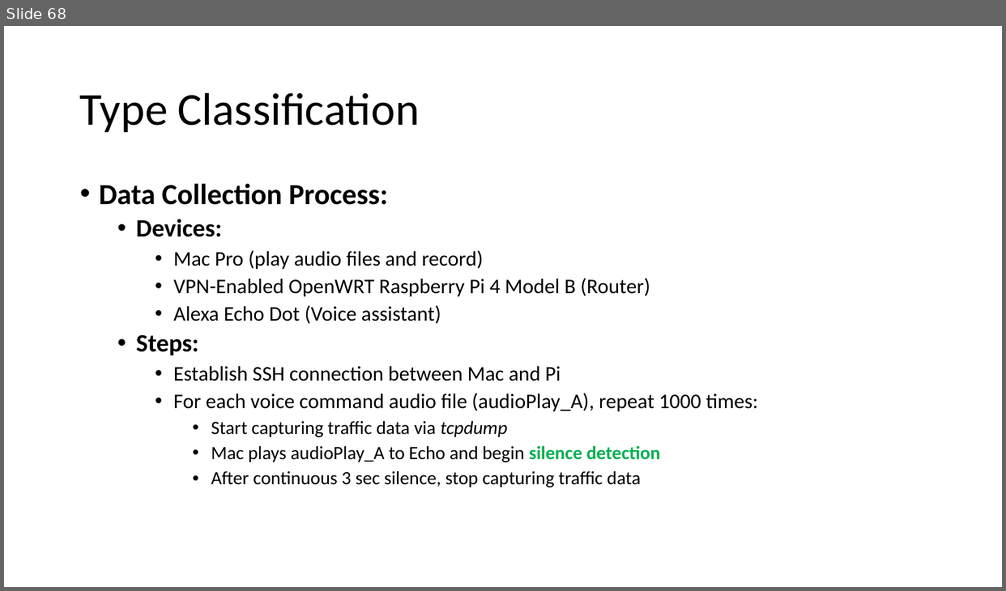
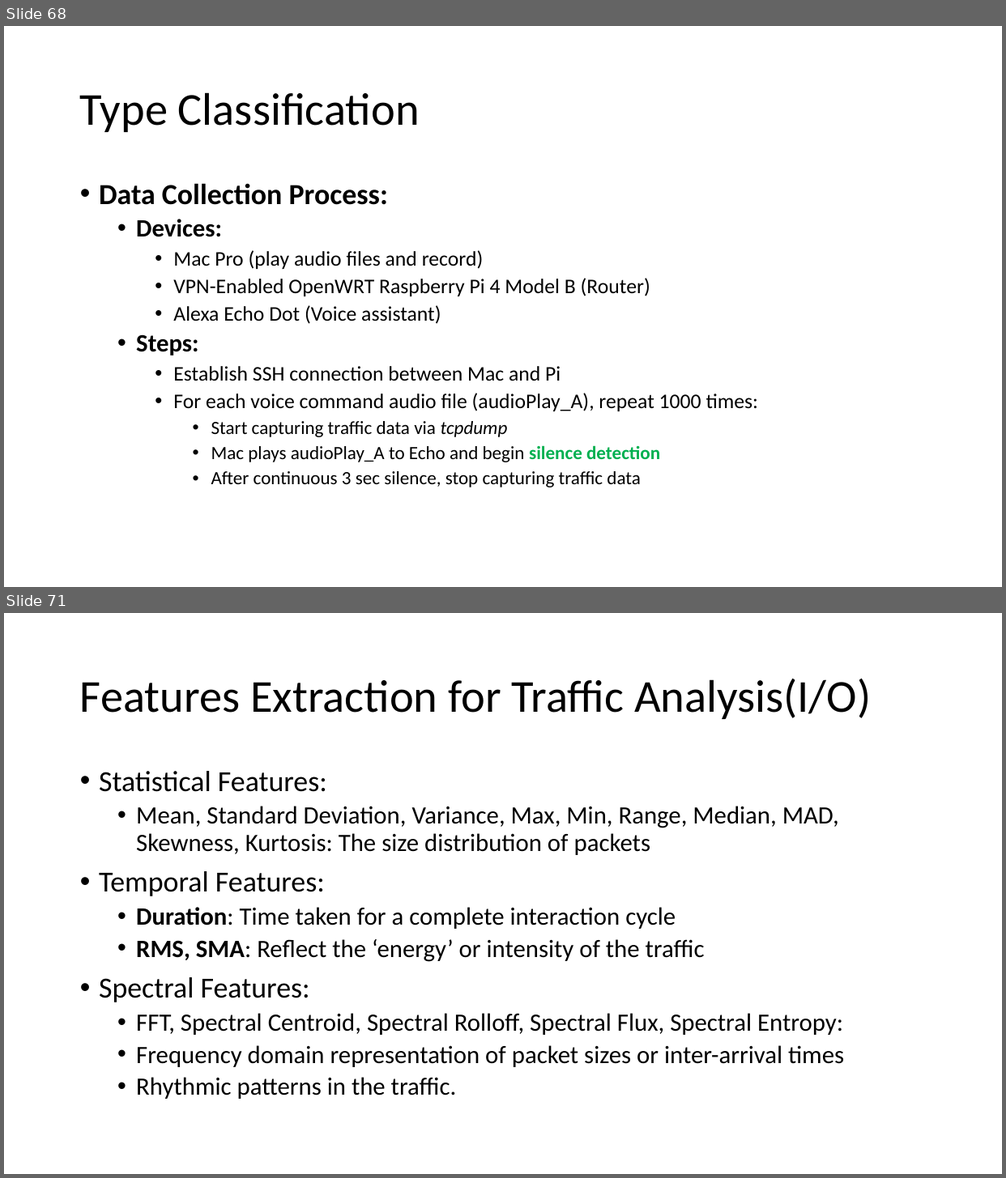
Before and after one commit to GXG-CS/voice_attack, a slide deck: note/Presentation1.pptx. Shown one above the other, each under a label of ours: slide 68 before the commit, slides 68 and 71 after it; the slides between them are not shown. The pictures are 1006x591 and 1006x1178 pixels, drawn with LibreOffice and Linux fonts; fonts in the diff are those of the drawing. Boxes give left, top, right and bottom in pixels: in the first picture for what was removed or moved away, otherwise in the second. Text is boxed around its words. In the diff, an @@ line names an element or a change of style, - is before the commit and + after.

```diff
--- a/note/Presentation1.pptx
+++ b/note/Presentation1.pptx
@@ slide 71 added at (x1=4, y1=613, x2=1002, y2=1174), background #FFFFFF @@
@@ title added at (x1=80, y1=679, x2=871, y2=719), 44 pt, text #000000 @@
+Features Extraction for Traffic Analysis(I/O)
@@ text added at (x1=99, y1=771, x2=844, y2=1099), 24 pt, text #000000 @@
+• Statistical Features:
+  • Mean, Standard Deviation, Variance, Max, Min, Range, Median, MAD, Skewness, Kurtosis: The size distribution of packets
+• Temporal Features:
+  • Duration: Time taken for a complete interaction cycle
+  • RMS, SMA: Reflect the ‘energy’ or intensity of the traffic
+• Spectral Features:
+  • FFT, Spectral Centroid, Spectral Rolloff, Spectral Flux, Spectral Entropy:
+  • Frequency domain representation of packet sizes or inter-arrival times
+  • Rhythmic patterns in the traffic.
```
Also in this commit, not shown: 6 other slides added.
